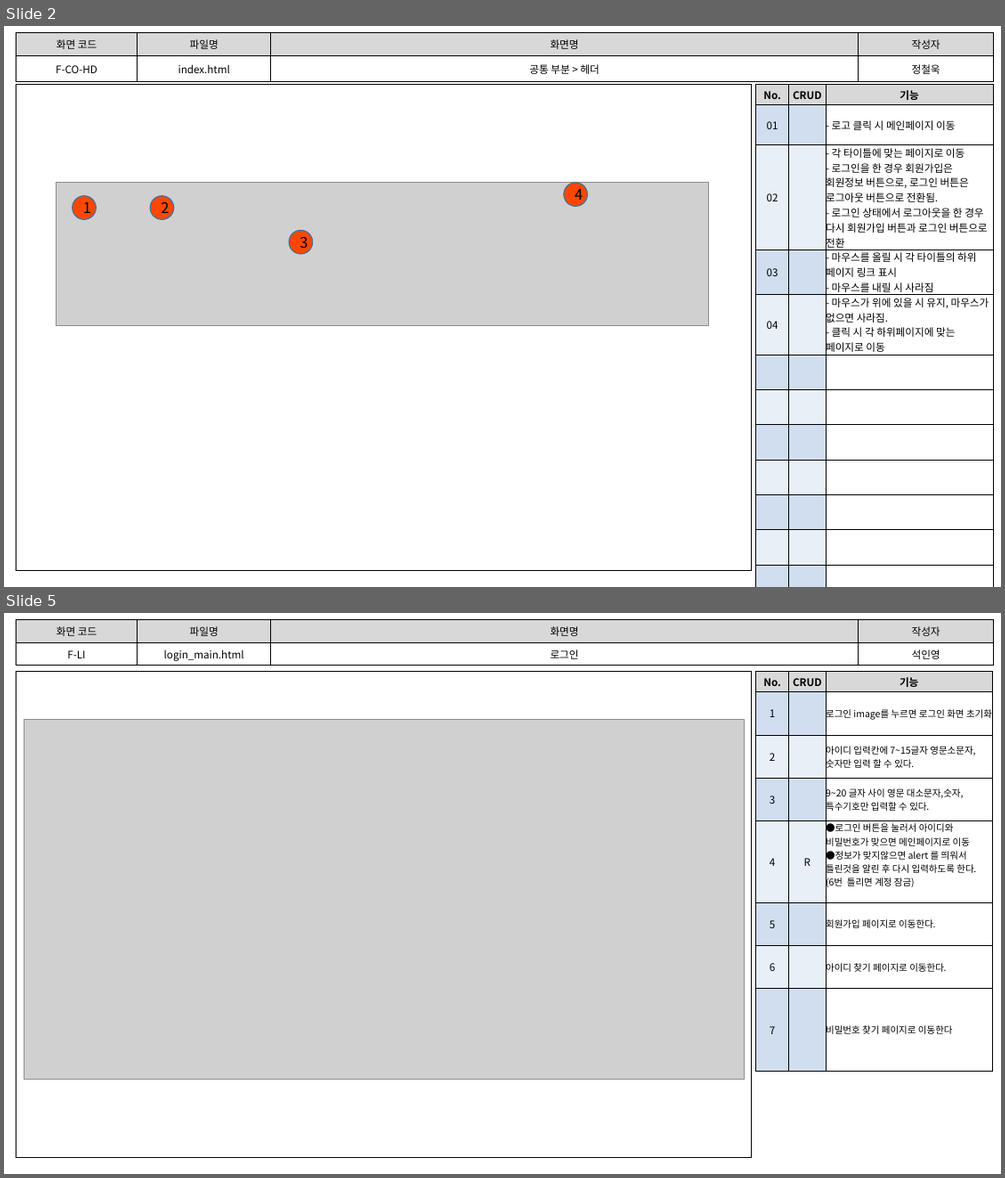
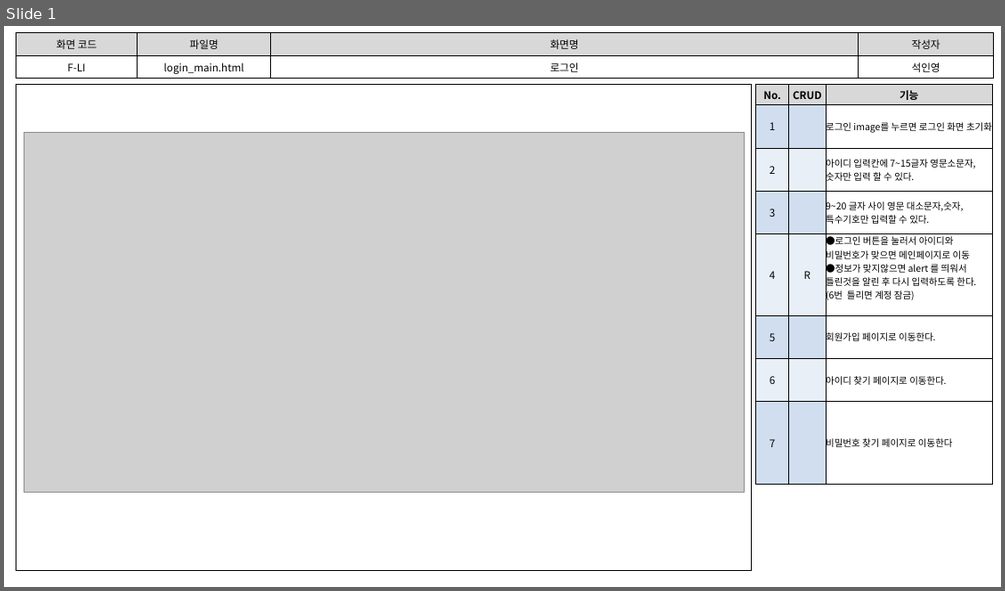
Before and after one commit to index506/cosmo6th_3thGroup, a slide deck: Text/02.화면설계도/3th_Project_화면 설계도(인영).pptx. Shown one above the other, each under a label of ours: slides 2 and 5 before the commit, slide 1 after it; the slides between them are not shown. The pictures are 1005x1178 and 1005x591 pixels, drawn with LibreOffice and Linux fonts; fonts in the diff are those of the drawing; grey boxes stand for pictures. Boxes give left, top, right and bottom in pixels: in the first picture for what was removed or moved away, otherwise in the second. Text is boxed around its words. In the diff, an @@ line names an element or a change of style, - is before the commit and + after.

Commit message:
정철욱 문서작업

```diff
--- a/Text/02.화면설계도/3th_Project_화면 설계도(인영).pptx
+++ b/Text/02.화면설계도/3th_Project_화면 설계도(인영).pptx
@@ slide 2 removed at (4, 26, 1001, 587), background #FFFFFF @@
@@ table removed at (16, 33, 994, 278), 2 rows, 4 columns @@
-화면 코드 | 파일명 | 화면명 | 작성자
-F-CO-HD | index.html | 공통 부분 > 헤더 | 정철욱
@@ rectangle removed at (16, 85, 752, 571) @@
@@ table removed at (756, 85, 994, 358), 12 rows, 3 columns @@
-No. | CRUD | 기능
-01 |  | - 로고 클릭 시 메인페이지 이동
-02 |  | - 각 타이틀에 맞는 페이지로 이동 - 로그인을 한 경우 회원가입은 회원정보 버튼으로, 로그인 버튼은 로그아웃 버튼으로 전환됨. - 로그인 상태에서 로그아웃을 한 경우 다시 회원가입 버튼과 로그인 버튼으로 전환
-03 |  | - 마우스를 올릴 시 각 타이틀의 하위 페이지 링크 표시 - 마우스를 내릴 시 사라짐
-04 |  | - 마우스가 위에 있을 시 유지, 마우스가 없으면 사라짐. - 클릭 시 각 하위페이지에 맞는 페이지로 이동
- |  | 
- |  | 
- |  | 
- |  | 
- |  | 
- |  | 
- |  | 
@@ picture removed at (56, 183, 708, 325) @@
@@ ellipse removed at (564, 183, 588, 206) @@
-4
@@ ellipse removed at (72, 196, 96, 220) @@
-1
@@ ellipse removed at (150, 196, 174, 220) @@
-2
@@ ellipse removed at (289, 230, 313, 254) @@
-3
@@ what was slide 5 is now slide 1 @@
```
Also in this commit, not shown: 3 other slides removed, 6 other files.
